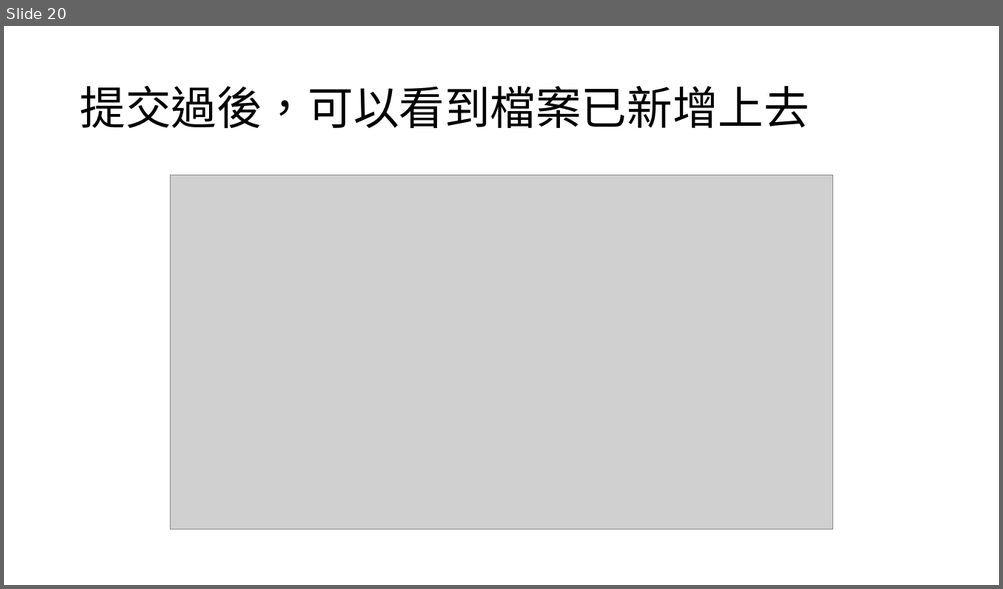
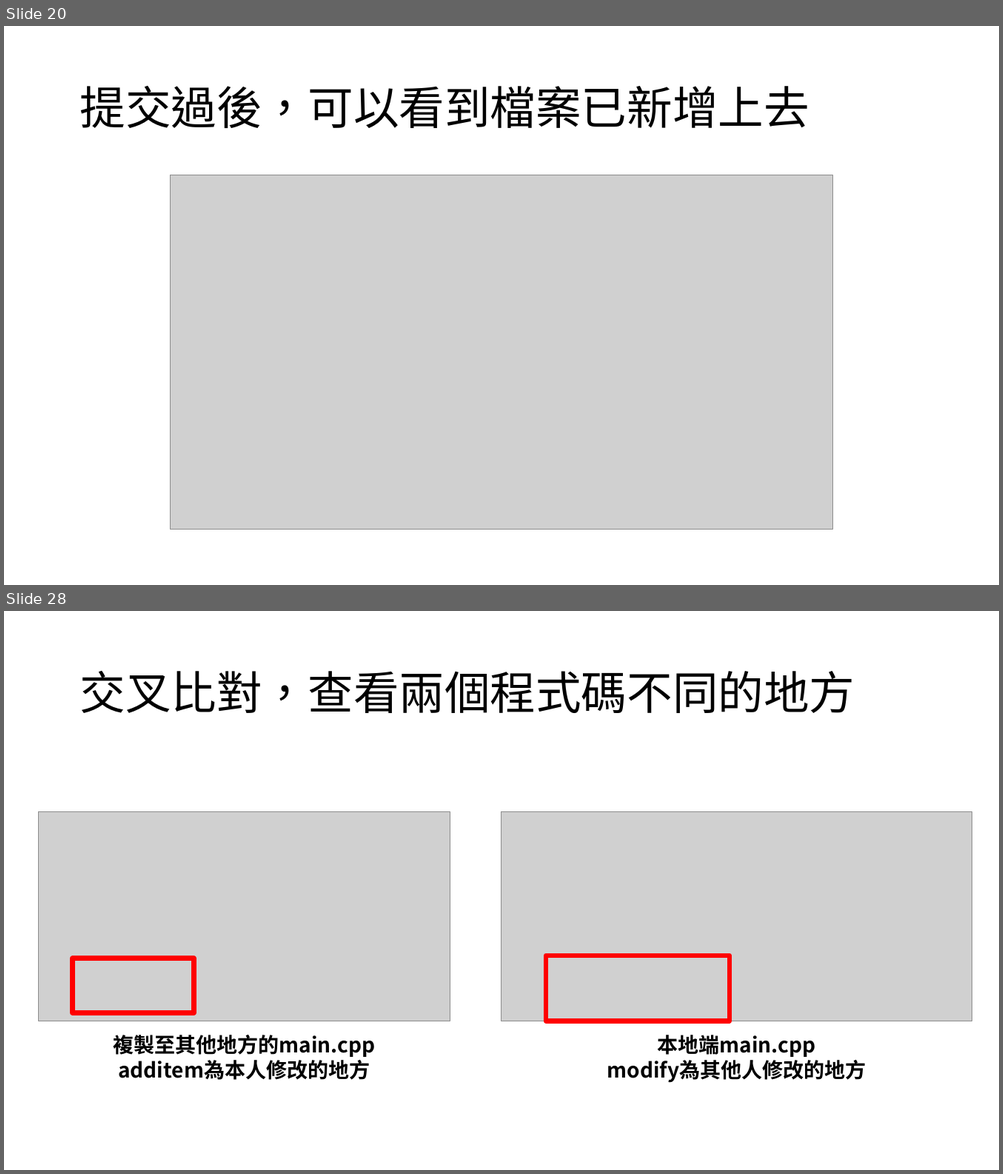
Before and after one commit to ShyDawTon/AIprogram, a slide deck: git使用教學.pptx. Shown one above the other, each under a label of ours: slide 20 before the commit, slides 20 and 28 after it; the slides between them are not shown. The pictures are 1003x589 and 1003x1174 pixels, drawn with LibreOffice and Linux fonts; fonts in the diff are those of the drawing; grey boxes stand for pictures. Boxes give left, top, right and bottom in pixels: in the first picture for what was removed or moved away, otherwise in the second. Text is boxed around its words. In the diff, an @@ line names an element or a change of style, - is before the commit and + after.

```diff
--- a/git使用教學.pptx
+++ b/git使用教學.pptx
@@ slide 28 added at (x1=4, y1=611, x2=999, y2=1170), background #FFFFFF @@
@@ title added at (x1=79, y1=671, x2=854, y2=713), 44 pt, text #000000 @@
+交叉比對，查看兩個程式碼不同的地方
@@ picture added at (x1=38, y1=812, x2=449, y2=1022) @@
@@ picture added at (x1=502, y1=812, x2=972, y2=1022) @@
@@ rectangle added at (x1=73, y1=959, x2=194, y2=1013), outline #FF0000 4.5 pt @@
@@ rectangle added at (x1=546, y1=956, x2=729, y2=1022), outline #FF0000 4.5 pt @@
@@ text added at (x1=113, y1=1035, x2=375, y2=1080), 20 pt, text #000000, bold @@
+複製至其他地方的main.cpp
+additem為本人修改的地方
@@ text added at (x1=606, y1=1035, x2=865, y2=1083), 20 pt, text #000000, bold @@
+本地端main.cpp
+modify為其他人修改的地方
```
Also in this commit, not shown: 9 other slides added.
